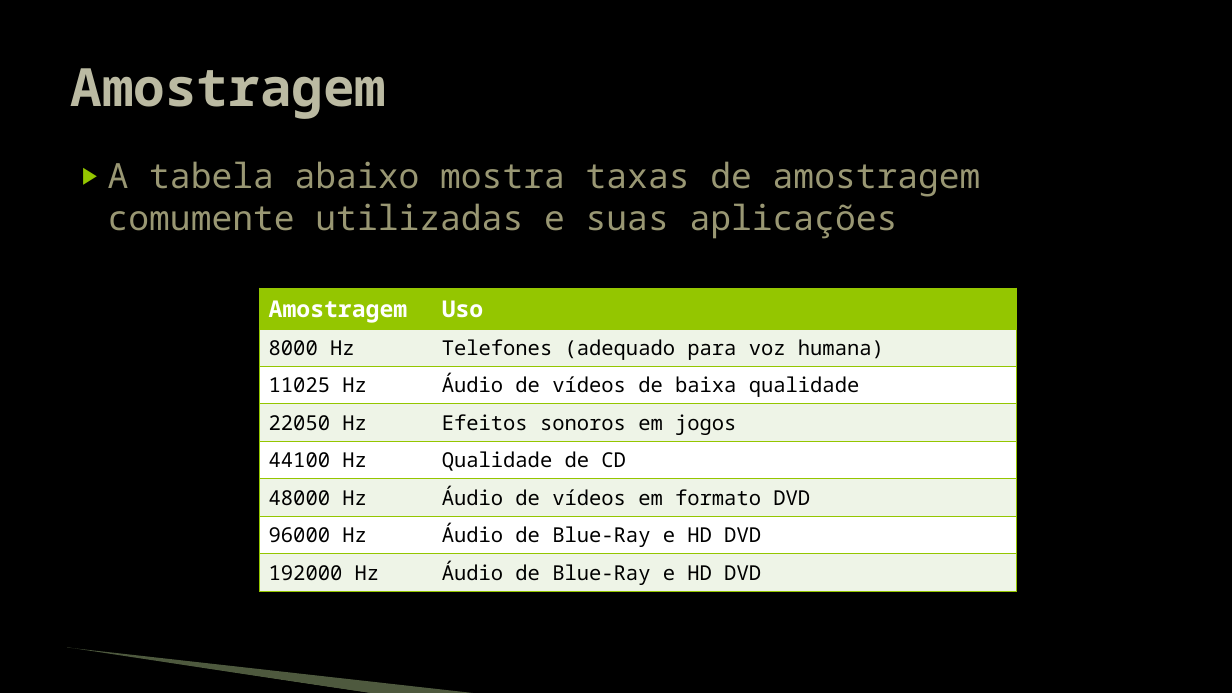
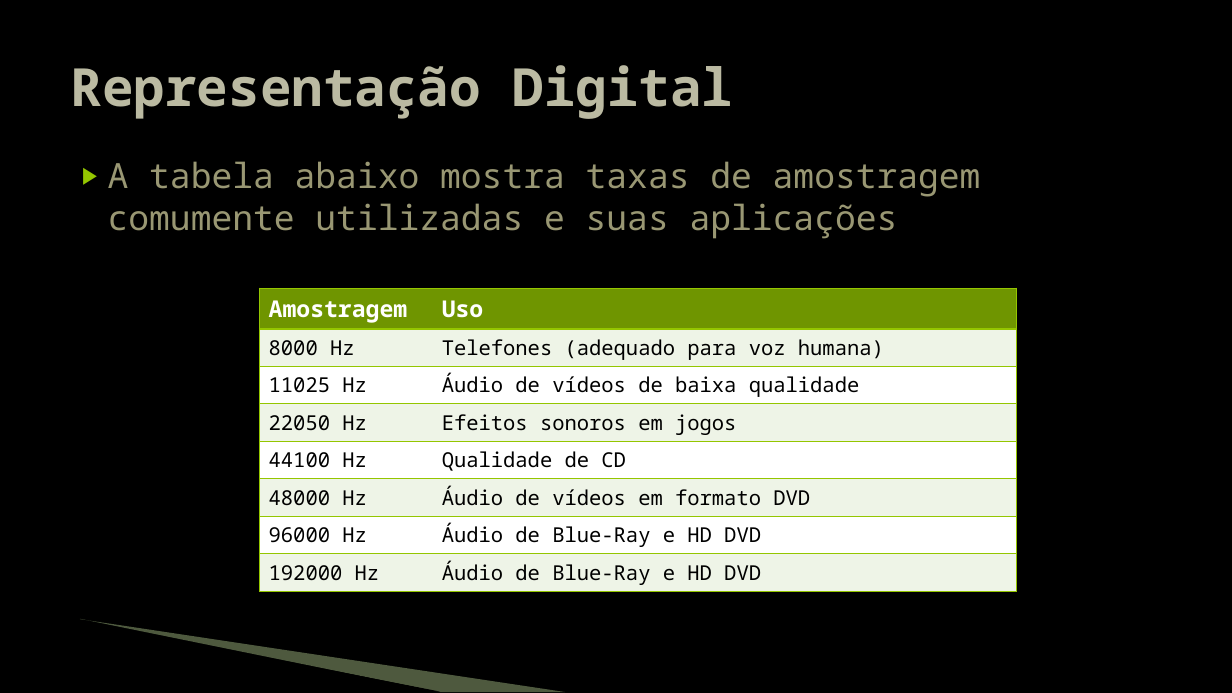
Before and after one commit to JudsonSS/Jogos, a slide deck: slide 8 of Slides/15. Reprodução de Áudio.pptx. Drawn at 1232x693 pixels with LibreOffice and Linux fonts; fonts in the diff are those of the drawing; background and template pictures are left out. Boxes give left, top, right and bottom in pixels: in the first picture for what was removed or moved away, otherwise in the second. Text is boxed around its words. In the diff, an @@ line names an element or a change of style, - is before the commit and + after.

```diff
--- a/Slides/15. Reprodução de Áudio.pptx
+++ b/Slides/15. Reprodução de Áudio.pptx
@@ title at [71, 65, 734, 119]: text changed @@
-Amostragem
+Representação Digital
@@ table at [260, 288, 1017, 589] @@
@@ fill #94C600 to #6F9400 in row 1 @@
@@ freeform shape: place and size @@
-freeform shape at [66, 649, 374, 693]
+freeform shape at [78, 621, 440, 692]
@@ freeform shape: place and size @@
-freeform shape at [67, 648, 481, 693]
+freeform shape at [80, 619, 566, 692]
```
Also in this commit, not shown: 19 other slides changed.
